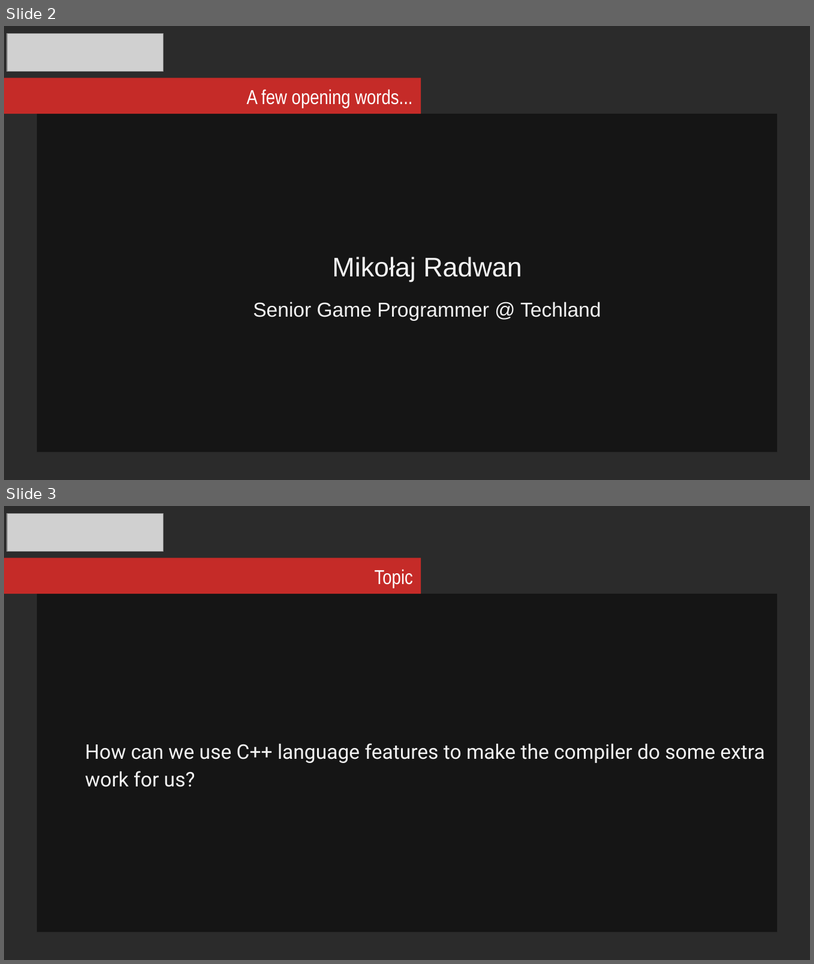
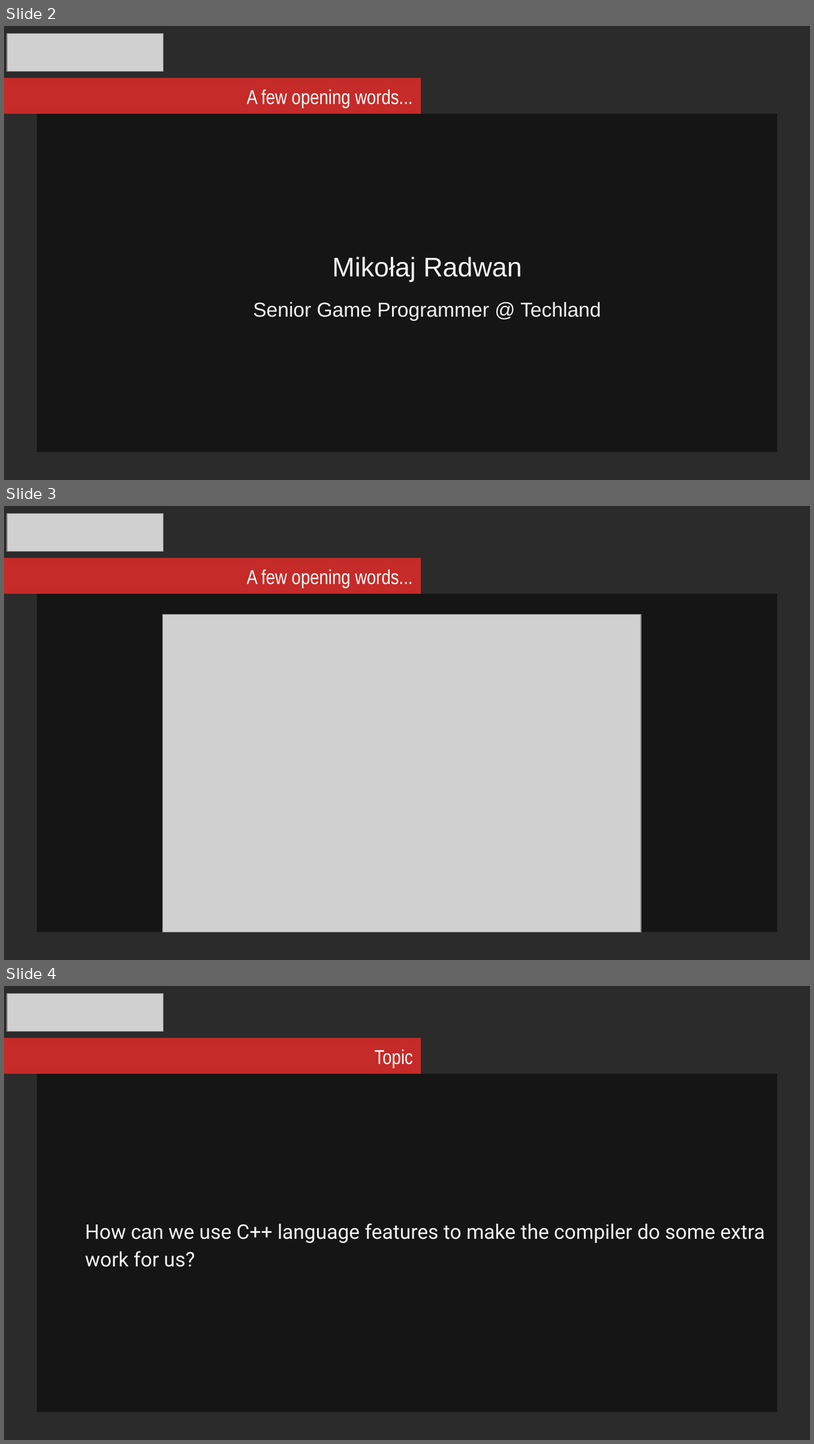
Before and after one commit to mikosz/type-safety, a slide deck: ask-not-what-you-can-do-for-the-compiler.odp. Shown one above the other, each under a label of ours: slides 2 and 3 before the commit, slides 2, 3 and 4 after it. The pictures are 814x964 and 814x1444 pixels, drawn with LibreOffice and Linux fonts; fonts in the diff are those of the drawing; grey boxes stand for pictures; background and template pictures are left out; a plain dark background stands for a picture behind light text. Boxes give left, top, right and bottom in pixels: in the first picture for what was removed or moved away, otherwise in the second. Text is boxed around its words. In the diff, an @@ line names an element or a change of style, - is before the commit and + after.

Commit message:
Updated presentation - images

```diff
--- a/ask-not-what-you-can-do-for-the-compiler.odp
+++ b/ask-not-what-you-can-do-for-the-compiler.odp
@@ slide 3 added at (x1=4, y1=506, x2=810, y2=960), background picture (left out) @@
@@ picture added at (x1=7, y1=513, x2=164, y2=551) @@
@@ rectangle added at (x1=4, y1=558, x2=421, y2=593), fill #C52B28 @@
@@ text added at (x1=247, y1=569, x2=413, y2=588), 18 pt, text #FFFFFF @@
+A few opening words...
@@ rectangle added at (x1=37, y1=594, x2=777, y2=932), fill #000000 at 51% opacity @@
@@ picture added at (x1=163, y1=614, x2=641, y2=932) @@
@@ what was slide 3 is now slide 4 @@
```
Also in this commit, not shown: 29 slides changed, 6 other slides added, 13 other files.
